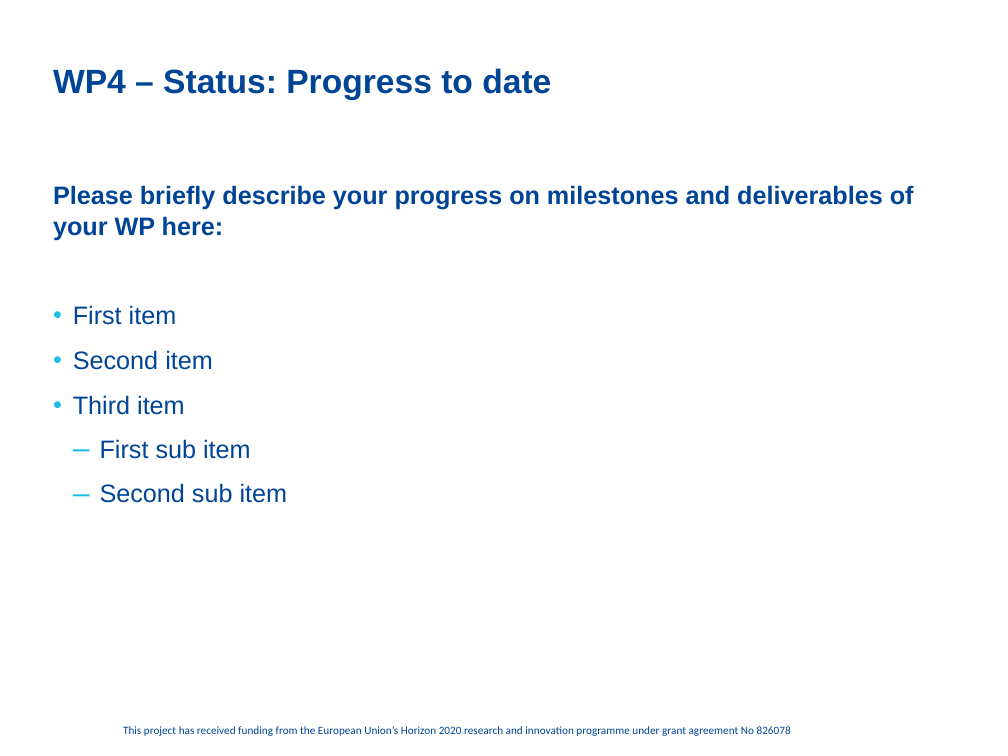
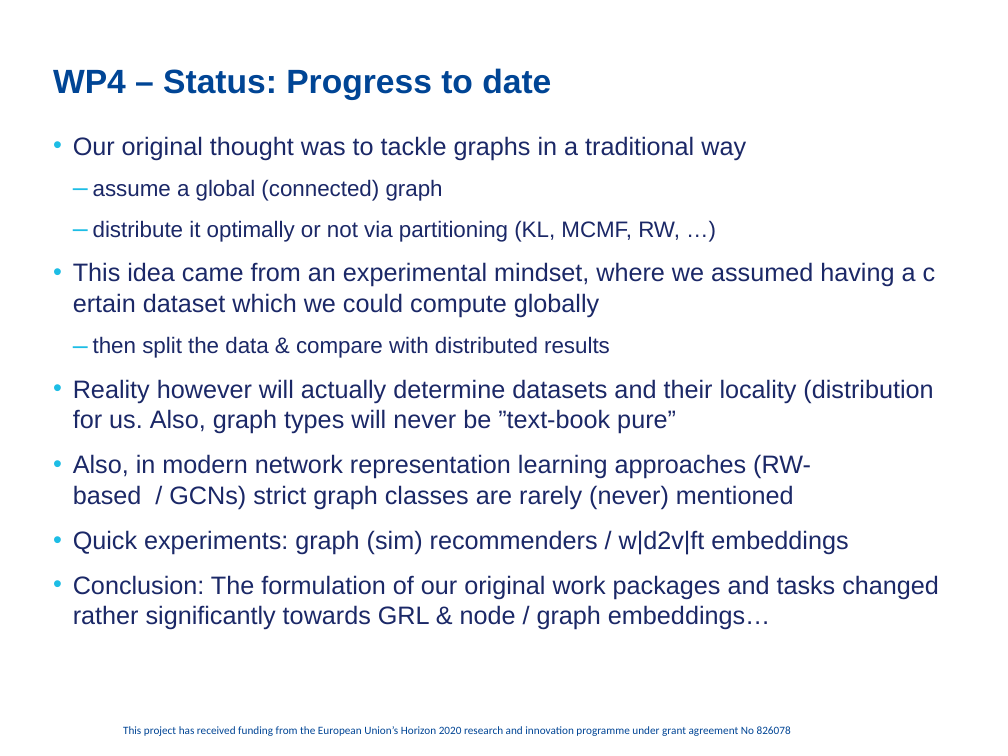
Before and after one commit to cassinius/phd-presentations, a slide deck: slide 3 of 2020/FC_sept_Graphs_LS/FeatureCloud_PPT_WP4_update.pptx. Drawn at 1008x756 pixels with LibreOffice and Linux fonts; fonts in the diff are those of the drawing; background and template pictures are left out. Boxes give left, top, right and bottom in pixels: in the first picture for what was removed or moved away, otherwise in the second. Text is boxed around its words. In the diff, an @@ line names an element or a change of style, - is before the commit and + after.

```diff
--- a/2020/FC_sept_Graphs_LS/FeatureCloud_PPT_WP4_update.pptx
+++ b/2020/FC_sept_Graphs_LS/FeatureCloud_PPT_WP4_update.pptx
@@ text at [73, 136, 939, 630]: text changed; text colour #004595 to #1B2867; bold off @@
-Please briefly describe your progress on milestones and deliverables of your WP here:
-• First item
-• Second item
-• Third item
-  – First sub item
-  – Second sub item
+• Our original thought was to tackle graphs in a traditional way
+  – assume a global (connected) graph
+  – distribute it optimally or not via partitioning (KL, MCMF, RW, …)
+• This idea came from an experimental mindset, where we assumed having a certain dataset which we could compute globally
+  – then split the data & compare with distributed results
+• Reality however will actually determine datasets and their locality (distribution for us. Also, graph types will never be ”text-book pure”
+• Also, in modern network representation learning approaches (RW-based / GCNs) strict graph classes are rarely (never) mentioned
+• Quick experiments: graph (sim) recommenders / w|d2v|ft embeddings
+• Conclusion: The formulation of our original work packages and tasks changed rather significantly towards GRL & node / graph embeddings…
```
Also in this commit, not shown: 6 other slides changed, 5 slides removed, 2 other files.
